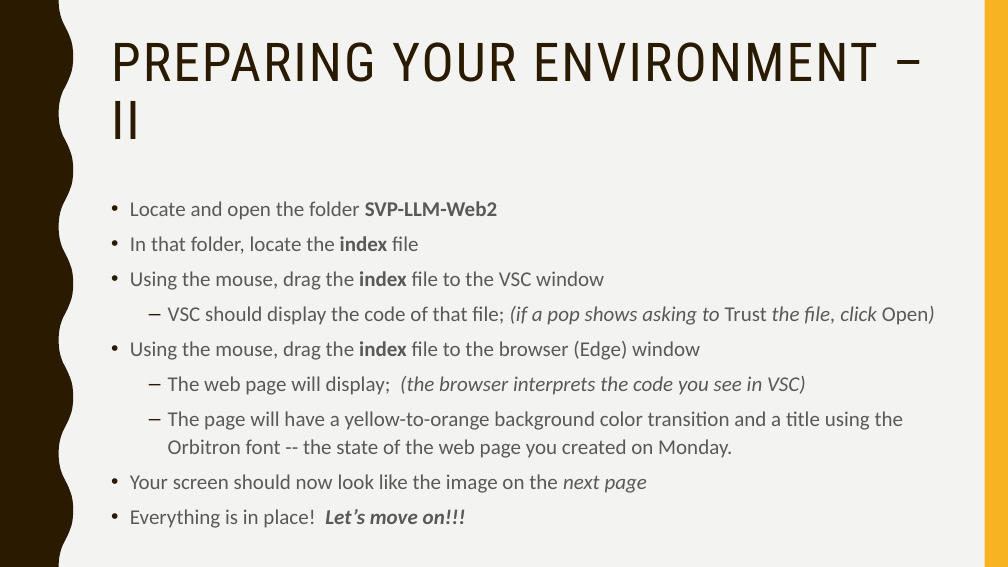
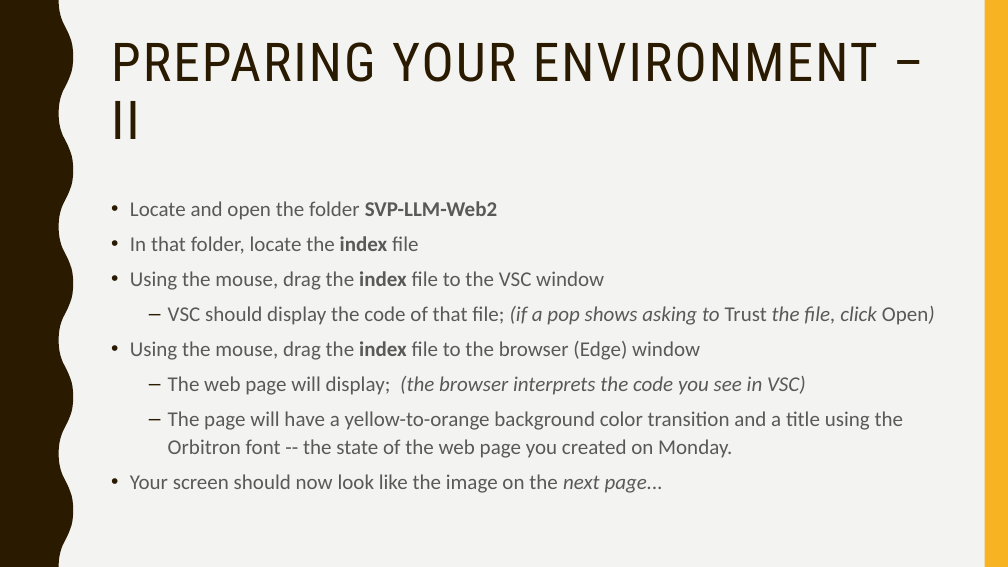
Before and after one commit to MAD-NTID/SVP-LLM-Web2, a slide deck: slide 11 of SVP-mobiweb-web-guide-Wed-2.pptx (slide 12 before the commit). Drawn at 1008x567 pixels with LibreOffice and Linux fonts; fonts in the diff are those of the drawing. Boxes give left, top, right and bottom in pixels: in the first picture for what was removed or moved away, otherwise in the second. Text is boxed around its words. In the diff, an @@ line names an element or a change of style, - is before the commit and + after.

```diff
--- a/SVP-mobiweb-web-guide-Wed-2.pptx
+++ b/SVP-mobiweb-web-guide-Wed-2.pptx
@@ text at [130, 474, 663, 493]: text changed @@
-• Your screen should now look like the image on the next page
-• Everything is in place! Let’s move on!!!
+• Your screen should now look like the image on the next page...
```
Also in this commit, not shown: 3 other slides changed, 2 slides added, 2 slides removed, 26 other files.
